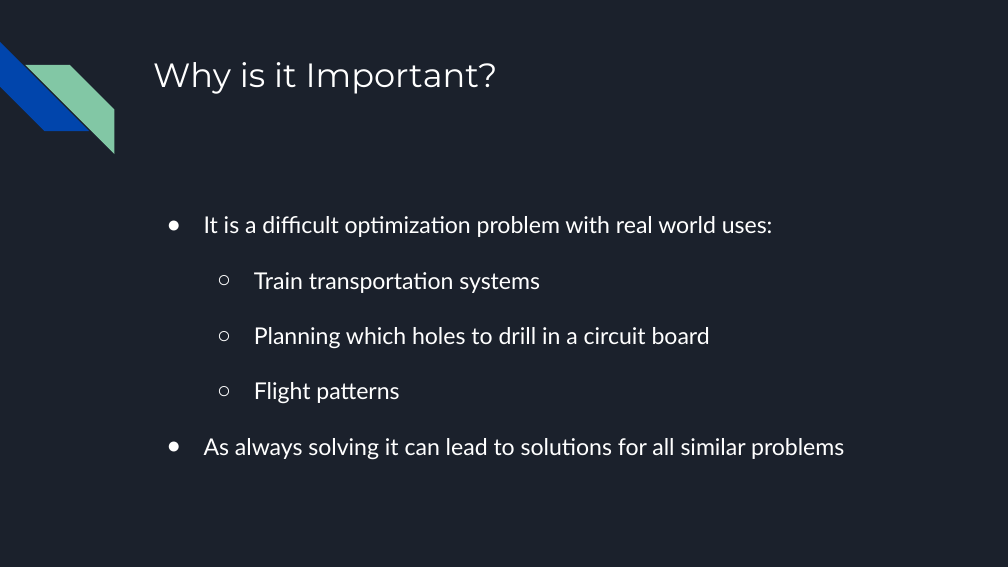
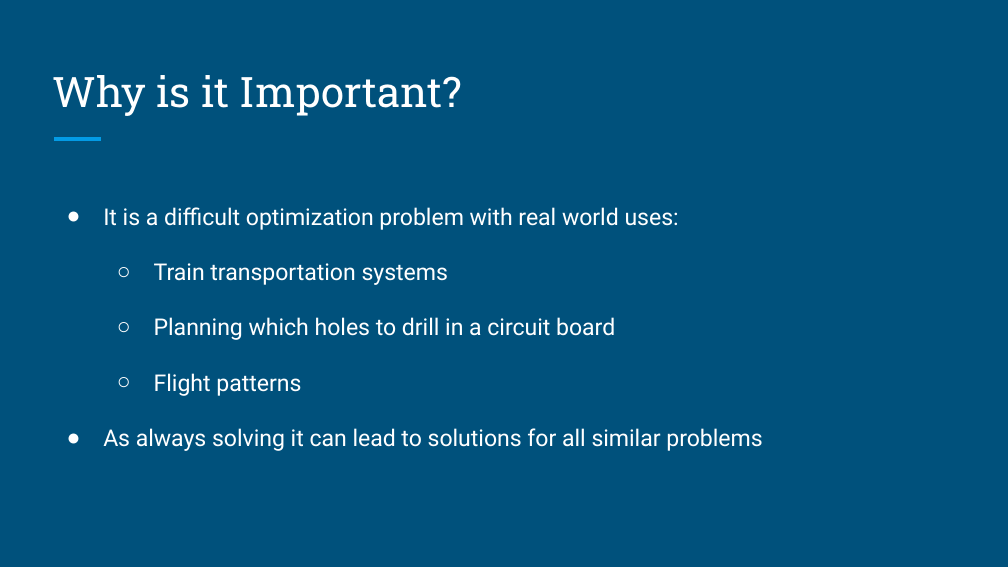
Before and after one commit to yehunj/np-project, a slide deck: slide 9 of presentations/Problem Presentation.pptx (slide 8 before the commit). Drawn at 1008x567 pixels with LibreOffice and Linux fonts; fonts in the diff are those of the drawing. Boxes give left, top, right and bottom in pixels: in the first picture for what was removed or moved away, otherwise in the second. Text is boxed around its words. In the diff, an @@ line names an element or a change of style, - is before the commit and + after.

```diff
--- a/presentations/Problem Presentation.pptx
+++ b/presentations/Problem Presentation.pptx
@@ background #1B212C to #00517C @@
@@ diag stripe removed at (0,42,89,131) @@
@@ title "Why is it Important?": place and size @@
-title "Why is it Important?" at (153,62,498,94)
+title "Why is it Important?" at (53,75,462,116)
@@ title "Why is it Important?" at (53,75,462,116): size 24 to 30 pt, font Montserrat to Roboto Slab; vertical alignment top to bottom @@
@@ diag stripe removed at (25,65,114,153) @@
@@ line added from (54, 139) to (101, 139), #039BE5 3 pt @@
@@ text "It is a difficult optimization ...": place and size @@
-text "It is a difficult optimization ..." at (204,216,844,460)
+text "It is a difficult optimization ..." at (103,207,762,451)
@@ text "It is a difficult optimization ..." at (103,207,762,451): font Lato to Roboto @@
```
Also in this commit, not shown: 10 other slides changed, 10 slides added, 2 slides removed, 2 other files.
